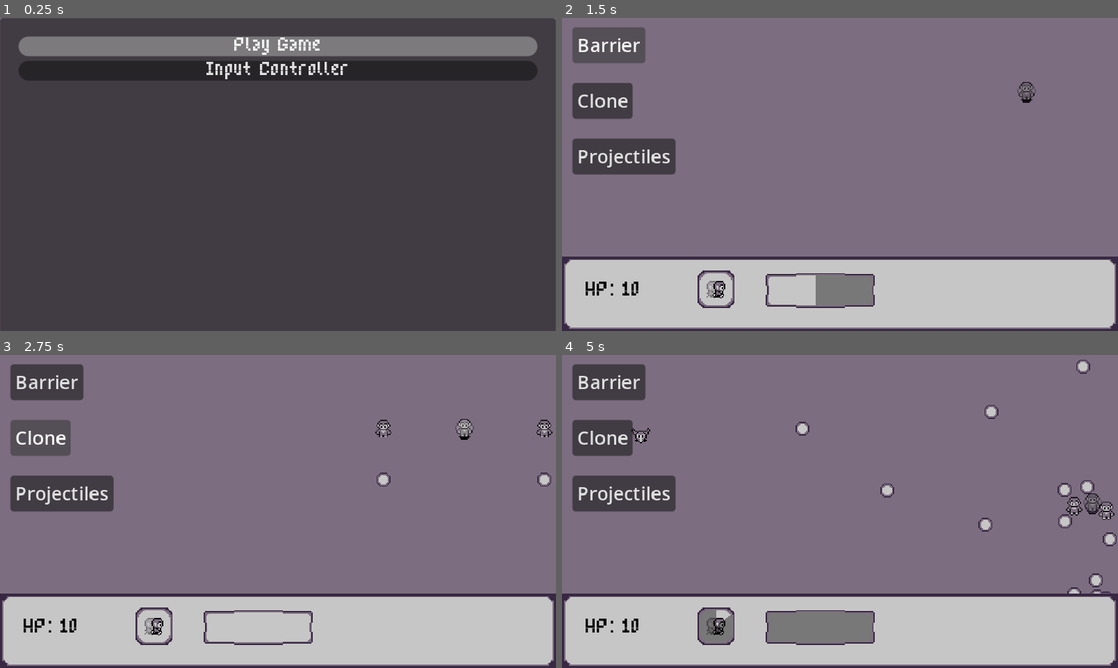
Above: before the commit, frames 1-4 (two rows, left to right).
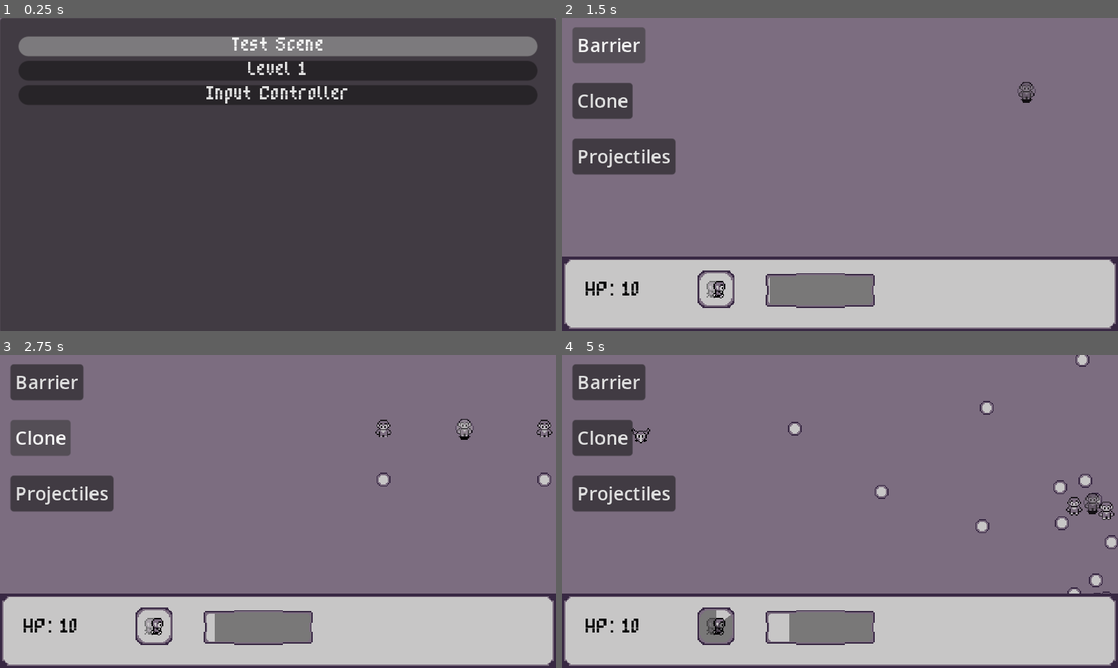
Above: after the commit, the same moments.

Repository: SantiagoBoscan07/Project-Cypher
Game: Godot game, scene res://Scenes/Menu/menu.tscn
The game is run twice, just before and just after one commit, with the same random seed, the same clock (stepped at 60 frames per second) and the same inputs.
Inputs (mouse positions are in pixels of both pictures, inside the frame that each line leads up to):
- Up to frame 1 (0.25 s): no input
- Up to frame 2 (1.5 s): click "Play Game" (after the commit: "Test Scene") at 0.5 s; click "Barrier" at 1.25 s
- Up to frame 3 (2.75 s): click "Clone" at 2 s
- Up to frame 4 (5 s): click "Projectiles" at 2.75 s; tap Enter at 3.5 s; move the mouse to (962, 495) at 3.52 s; hold Right (moveRight) 3.53-4.28 s; hold Shift (dash) 3.53-4.28 s; click (962, 495) at 3.67 s; tap E (decipher) at 3.8, 4.35 s; move the mouse to (728, 527) at 4.27 s; hold Down (moveDown) from 4.28 s (still down); tap Space (shoot) at 4.55 s

The runs differ from the first frame. In frame 1, 6.3% of the frame differs, in the area x 3-97%, y 6-28%; in frame 2, 0.8%; in frame 3, 1.6%; in frame 4, 1.2%.

Commit message:
bug fixes

Diff:
--- a/project-cypher/Scenes/Enemy/EnemyProjectile.tscn
+++ b/project-cypher/Scenes/Enemy/EnemyProjectile.tscn
@@ -8,10 +8,10 @@
 radius = 6.0
 height = 14.0
 
-[node name="PlayerProjectile" type="Node2D"]
+[node name="PlayerProjectile" type="Node2D" groups=["Enemy"]]
 z_index = -1
 script = ExtResource("1_a66dg")
-speed = 100.0
+speed = 70.0
 
 [node name="Body" type="Node2D" parent="."]
 
--- a/project-cypher/Scenes/Enemy/EnemyProjectileBomb.tscn
+++ b/project-cypher/Scenes/Enemy/EnemyProjectileBomb.tscn
@@ -8,10 +8,10 @@
 radius = 6.0
 height = 14.0
 
-[node name="BombProjectile" type="Node2D" node_paths=PackedStringArray("shootingPosition")]
+[node name="BombProjectile" type="Node2D" node_paths=PackedStringArray("shootingPosition") groups=["Enemy"]]
 script = ExtResource("1_cpdyk")
 shootingPosition = NodePath("Body/Marker2D")
-speed = 70.0
+speed = 50.0
 
 [node name="Body" type="Node2D" parent="."]
 
--- a/project-cypher/Scenes/Enemy/MovingEnemy.tscn
+++ b/project-cypher/Scenes/Enemy/MovingEnemy.tscn
@@ -97,7 +97,7 @@
 [sub_resource type="CircleShape2D" id="CircleShape2D_4omk4"]
 radius = 3.0
 
-[node name="MovingEnemy" type="CharacterBody2D" node_paths=PackedStringArray("health", "hurtbox", "flash")]
+[node name="MovingEnemy" type="CharacterBody2D" node_paths=PackedStringArray("health", "hurtbox", "flash") groups=["Enemy"]]
 script = ExtResource("1_3dtxn")
 health = NodePath("Components/Misc/Health")
 hurtbox = NodePath("Body/Areas/Hurtbox")
--- a/project-cypher/Scenes/Enemy/ShootingEnemy.tscn
+++ b/project-cypher/Scenes/Enemy/ShootingEnemy.tscn
@@ -50,6 +50,21 @@
 "flying": SubResource("Animation_jf1p2")
 }
 
+[sub_resource type="Animation" id="Animation_yuhnm"]
+length = 0.001
+tracks/0/type = "value"
+tracks/0/imported = false
+tracks/0/enabled = true
+tracks/0/path = NodePath("../..:modulate")
+tracks/0/interp = 1
+tracks/0/loop_wrap = true
+tracks/0/keys = {
+"times": PackedFloat32Array(0),
+"transitions": PackedFloat32Array(1),
+"update": 0,
+"values": [Color(1, 1, 1, 1)]
+}
+
 [sub_resource type="Animation" id="Animation_k5ega"]
 resource_name = "flash"
 length = 0.2
@@ -66,21 +81,6 @@
 "values": [Color(0.486275, 0.427451, 0.501961, 0.784314), Color(1, 1, 1, 1)]
 }
 
-[sub_resource type="Animation" id="Animation_yuhnm"]
-length = 0.001
-tracks/0/type = "value"
-tracks/0/imported = false
-tracks/0/enabled = true
-tracks/0/path = NodePath("../..:modulate")
-tracks/0/interp = 1
-tracks/0/loop_wrap = true
-tracks/0/keys = {
-"times": PackedFloat32Array(0),
-"transitions": PackedFloat32Array(1),
-"update": 0,
-"values": [Color(1, 1, 1, 1)]
-}
-
 [sub_resource type="AnimationLibrary" id="AnimationLibrary_vkjqo"]
 _data = {
 "RESET": SubResource("Animation_yuhnm"),
@@ -93,7 +93,7 @@
 [sub_resource type="CircleShape2D" id="CircleShape2D_4omk4"]
 radius = 3.0
 
-[node name="ShootingEnemy" type="CharacterBody2D" node_paths=PackedStringArray("health", "hurtbox", "flash")]
+[node name="ShootingEnemy" type="CharacterBody2D" node_paths=PackedStringArray("health", "hurtbox", "flash") groups=["Enemy"]]
 script = ExtResource("1_2840j")
 health = NodePath("Components/Misc/Health")
 hurtbox = NodePath("Body/Areas/Hurtbox")
@@ -155,19 +155,6 @@
 script = ExtResource("5_p8a5o")
 health = NodePath("../Health")
 hurtbox = NodePath("../../../Body/Areas/Hurtbox")
-
-[node name="ShootingStateTimer" type="Timer" parent="Components/Misc"]
-wait_time = 0.5
-autostart = true
-
-[node name="StateSwitch" type="Timer" parent="Components/Misc"]
-wait_time = 2.0
-one_shot = true
-autostart = true
-
-[node name="StateBombTimer" type="Timer" parent="Components/Misc"]
-wait_time = 3.0
-one_shot = true
 
 [node name="Flash" type="Node" parent="Components/Misc" node_paths=PackedStringArray("flash")]
 script = ExtResource("7_wqafv")
@@ -188,15 +175,15 @@
 shootingPosition = NodePath("../../../Body/Areas/ShootingOrigin")
 speed = 30.0
 ray_cast = NodePath("../../../Raycast")
-ShootingTimer = NodePath("../../Misc/ShootingStateTimer")
+ShootingTimer = NodePath("../../../Timer/ShootingStateTimer")
 
 [node name="BombState" type="Node" parent="Components/FiniteStateMachine" node_paths=PackedStringArray("shootingPosition", "rayCast", "bombTime", "stateSwitchTimer")]
 script = ExtResource("8_3pws8")
 shootingPosition = NodePath("../../../Body/Areas/ShootingOrigin")
 speed = 20.0
 rayCast = NodePath("../../../Raycast")
-bombTime = NodePath("../../Misc/StateBombTimer")
-stateSwitchTimer = NodePath("../../Misc/StateSwitch")
+bombTime = NodePath("../../../Timer/StateBombTimer")
+stateSwitchTimer = NodePath("../../../Timer/StateSwitch")
 
 [node name="Collision" type="CollisionShape2D" parent="."]
 visible = false
@@ -208,6 +195,20 @@
 [node name="Timer" type="Node" parent="."]
 
 [node name="EntryTimer" type="Timer" parent="Timer"]
+one_shot = true
+
+[node name="ShootingStateTimer" type="Timer" parent="Timer"]
+wait_time = 1.25
+one_shot = true
+
+[node name="StateSwitch" type="Timer" parent="Timer"]
+wait_time = 5.0
+one_shot = true
+autostart = true
+
+[node name="StateBombTimer" type="Timer" parent="Timer"]
+wait_time = 3.0
+one_shot = true
 
 [node name="Raycast" type="RayCast2D" parent="."]
 position = Vector2(8, 8)
@@ -217,8 +218,8 @@
 position = Vector2(8, 7)
 scale = Vector2(0.8, 0.7)
 
-[connection signal="timeout" from="Components/Misc/ShootingStateTimer" to="Components/FiniteStateMachine/ShootingState" method="_on_shooting_state_timer_timeout"]
-[connection signal="timeout" from="Components/Misc/StateSwitch" to="Components/FiniteStateMachine/ShootingState" method="_on_state_switch_timeout"]
-[connection signal="timeout" from="Components/Misc/StateBombTimer" to="Components/FiniteStateMachine/BombState" method="_on_state_bomb_timer_timeout"]
 [connection signal="timeout" from="Timer/EntryTimer" to="Components/FiniteStateMachine/EntryState" method="_on_entry_timer_timeout"]
+[connection signal="timeout" from="Timer/ShootingStateTimer" to="Components/FiniteStateMachine/ShootingState" method="_on_shooting_state_timer_timeout"]
+[connection signal="timeout" from="Timer/StateSwitch" to="Components/FiniteStateMachine/ShootingState" method="_on_state_switch_timeout"]
+[connection signal="timeout" from="Timer/StateBombTimer" to="Components/FiniteStateMachine/BombState" method="_on_state_bomb_timer_timeout"]
 [connection signal="screen_exited" from="Enabler" to="." method="_on_enabler_screen_exited"]
--- a/project-cypher/Scenes/Enemy/TankEnemy.tscn
+++ b/project-cypher/Scenes/Enemy/TankEnemy.tscn
@@ -96,7 +96,7 @@
 [sub_resource type="CircleShape2D" id="CircleShape2D_4omk4"]
 radius = 3.0
 
-[node name="TankEnemy" type="CharacterBody2D" node_paths=PackedStringArray("health", "hurtbox", "flash")]
+[node name="TankEnemy" type="CharacterBody2D" node_paths=PackedStringArray("health", "hurtbox", "flash") groups=["Enemy"]]
 script = ExtResource("1_06ofs")
 health = NodePath("Components/Misc/Health")
 hurtbox = NodePath("Body/Areas/Hurtbox")
@@ -203,7 +203,7 @@
 one_shot = true
 
 [node name="BulletStormCooldown" type="Timer" parent="Components/Timers"]
-wait_time = 0.35
+wait_time = 0.75
 
 [node name="BulletStormDuration" type="Timer" parent="Components/Timers"]
 wait_time = 5.0
--- /dev/null
+++ b/project-cypher/Scenes/Levels/level1.tscn
@@ -0,0 +1,117 @@
+[gd_scene load_steps=14 format=3 uid="uid://wljna60c1yj0"]
+
+[ext_resource type="PackedScene" uid="uid://cls6xfv5lmsj6" path="res://Scenes/Player/player.tscn" id="1_sa34c"]
+[ext_resource type="Script" path="res://Scripts/Misc/ImplementationCode.gd" id="3_nmxmm"]
+[ext_resource type="Texture2D" uid="uid://b41ppccw6ere3" path="res://Sprites/UI/In-Game UI.png" id="4_d1lpk"]
+[ext_resource type="FontFile" uid="uid://b5w4bpcpnvqoj" path="res://Misc/LowGothic_8x10_Regular.ttf" id="5_io4vl"]
+[ext_resource type="Script" path="res://Scripts/Menu/HealthLabel.gd" id="6_erp85"]
+[ext_resource type="PackedScene" uid="uid://cv48c5g84owhq" path="res://Scenes/Menu/dashPanel.tscn" id="7_ppt10"]
+[ext_resource type="PackedScene" uid="uid://dhkmpvny5c00a" path="res://Scenes/Menu/bar.tscn" id="8_2lu3h"]
+[ext_resource type="Script" path="res://Scripts/Misc/StateSwitch.gd" id="9_aq3ig"]
+[ext_resource type="PackedScene" uid="uid://cxl1afkcld8ef" path="res://Scenes/Test/CypherCodeGenerator.tscn" id="10_hgem5"]
+[ext_resource type="PackedScene" uid="uid://dmetig6ydnusx" path="res://Scenes/Enemy/spawner.tscn" id="11_cpe0t"]
+[ext_resource type="PackedScene" uid="uid://hv8sfmxy5753" path="res://Scenes/Enemy/MovingEnemy.tscn" id="12_uu113"]
+[ext_resource type="PackedScene" uid="uid://ljywyxyw3kgy" path="res://Scenes/Enemy/ShootingEnemy.tscn" id="13_b1fi8"]
+[ext_resource type="PackedScene" uid="uid://oyc4n17nij6i" path="res://Scenes/Enemy/TankEnemy.tscn" id="14_atlcv"]
+
+[node name="Test" type="Node2D"]
+
+[node name="Player" parent="." instance=ExtResource("1_sa34c")]
+position = Vector2(240, 135)
+playerSpeed = 100
+
+[node name="UI" type="Control" parent="."]
+layout_mode = 3
+anchors_preset = 0
+offset_right = 40.0
+offset_bottom = 40.0
+
+[node name="Canvas" type="Control" parent="UI"]
+anchors_preset = 0
+offset_right = 40.0
+offset_bottom = 40.0
+
+[node name="Slots" type="Node" parent="UI/Canvas"]
+script = ExtResource("3_nmxmm")
+
+[node name="Canvas" type="Sprite2D" parent="UI/Canvas"]
+position = Vector2(240, 238)
+texture = ExtResource("4_d1lpk")
+
+[node name="HealthLabel" type="Label" parent="UI/Canvas"]
+layout_mode = 0
+offset_left = 20.1669
+offset_top = 227.373
+offset_right = 68.1669
+offset_bottom = 250.373
+theme_override_colors/font_color = Color(0, 0, 0, 1)
+theme_override_fonts/font = ExtResource("5_io4vl")
+theme_override_font_sizes/font_size = 16
+text = "HP : 10"
+script = ExtResource("6_erp85")
+
+[node name="DashPanel" parent="UI/Canvas" instance=ExtResource("7_ppt10")]
+offset_left = 117.477
+offset_top = 218.246
+offset_right = 117.477
+offset_bottom = 218.246
+
+[node name="Bar" parent="UI/Canvas" instance=ExtResource("8_2lu3h")]
+layout_mode = 1
+offset_left = 174.54
+offset_top = 218.503
+offset_right = 174.54
+offset_bottom = 218.503
+waitTime = 1.0
+
+[node name="StateSwitch" type="Node" parent="UI/Canvas"]
+script = ExtResource("9_aq3ig")
+
+[node name="CypherCodeGenerator" parent="UI/Canvas" instance=ExtResource("10_hgem5")]
+
+[node name="Marker2D" type="Marker2D" parent="UI/Canvas"]
+position = Vector2(496, 176.891)
+
+[node name="Spawner" parent="." node_paths=PackedStringArray("nextWave") instance=ExtResource("11_cpe0t")]
+spawnTime = 0.75
+spawnerDuration = 7.0
+objectToSpawn = ExtResource("12_uu113")
+spawnleft = true
+nextWave = NodePath("../Spawner2")
+
+[node name="Spawner2" parent="." node_paths=PackedStringArray("nextWave") instance=ExtResource("11_cpe0t")]
+process_mode = 4
+spawnTime = 0.75
+spawnerDuration = 7.0
+objectToSpawn = ExtResource("13_b1fi8")
+spawnRight = true
+nextWave = NodePath("../Spawner3")
+
+[node name="Spawner3" parent="." node_paths=PackedStringArray("nextWave") instance=ExtResource("11_cpe0t")]
+process_mode = 4
+spawnTime = 2.5
+spawnerDuration = 6.0
+objectToSpawn = ExtResource("14_atlcv")
+spawnUp = true
+nextWave = NodePath("../Spawner4")
+
+[node name="Spawner4" parent="." instance=ExtResource("11_cpe0t")]
+process_mode = 4
+spawnerDuration = 30.0
+
+[node name="Spawner4_1" parent="Spawner4" instance=ExtResource("11_cpe0t")]
+spawnerDuration = 30.0
+objectToSpawn = ExtResource("12_uu113")
+spawnUp = true
+
+[node name="Spawner4_2" parent="Spawner4" instance=ExtResource("11_cpe0t")]
+spawnTime = 7.0
+spawnerDuration = 21.0
+objectToSpawn = ExtResource("13_b1fi8")
+spawnleft = true
+
+[node name="Spawner4_3" parent="Spawner4" instance=ExtResource("11_cpe0t")]
+spawnTime = 9.0
+spawnerDuration = 27.0
+objectToSpawn = ExtResource("13_b1fi8")
+spawnRight = true
--- a/project-cypher/Scenes/Menu/bar.tscn
+++ b/project-cypher/Scenes/Menu/bar.tscn
@@ -31,7 +31,7 @@
 centered = false
 
 [node name="DecipherBarTimer" type="Timer" parent="."]
-wait_time = 2.0
+wait_time = 20.0
 one_shot = true
 
 [connection signal="timeout" from="DecipherBarTimer" to="." method="_on_decipher_bar_timer_timeout"]
--- a/project-cypher/Scenes/Menu/menu.tscn
+++ b/project-cypher/Scenes/Menu/menu.tscn
@@ -68,7 +68,17 @@
 theme_override_styles/hover = SubResource("StyleBoxFlat_kxg43")
 theme_override_styles/pressed = SubResource("StyleBoxFlat_kxg43")
 theme_override_styles/normal = SubResource("StyleBoxFlat_qiwc5")
-text = "Play Game"
+text = "Test Scene"
+
+[node name="Play Game2" type="Button" parent="GameOptions/PanelContainer/MarginContainer/Options"]
+layout_mode = 2
+theme_override_fonts/font = ExtResource("2_e3qbb")
+theme_override_font_sizes/font_size = 16
+theme_override_styles/focus = SubResource("StyleBoxFlat_kxg43")
+theme_override_styles/hover = SubResource("StyleBoxFlat_kxg43")
+theme_override_styles/pressed = SubResource("StyleBoxFlat_kxg43")
+theme_override_styles/normal = SubResource("StyleBoxFlat_qiwc5")
+text = "Level 1"
 
 [node name="Options" type="Button" parent="GameOptions/PanelContainer/MarginContainer/Options"]
 layout_mode = 2
@@ -150,6 +160,7 @@
 text = "Back to Menu"
 
 [connection signal="pressed" from="GameOptions/PanelContainer/MarginContainer/Options/Play Game" to="GameOptions" method="_on_play_game_pressed"]
+[connection signal="pressed" from="GameOptions/PanelContainer/MarginContainer/Options/Play Game2" to="GameOptions" method="_on_play_game_2_pressed"]
 [connection signal="pressed" from="GameOptions/PanelContainer/MarginContainer/Options/Options" to="GameOptions" method="_on_options_pressed"]
 [connection signal="pressed" from="InputSettings/PanelContainer/MarginContainer/ControllerSettings/DefaultButton" to="InputSettings" method="_on_default_button_pressed"]
 [connection signal="pressed" from="InputSettings/PanelContainer/MarginContainer/ControllerSettings/BackMenu" to="GameOptions" method="_on_back_menu_pressed"]
--- a/project-cypher/Scenes/Player/player.tscn
+++ b/project-cypher/Scenes/Player/player.tscn
@@ -234,6 +234,7 @@
 texture = ExtResource("1_gaql2")
 hframes = 4
 vframes = 8
+frame = 8
 
 [node name="Shadow" type="Sprite2D" parent="Body/Sprites"]
 z_index = -2
--- a/project-cypher/Scripts/Enemies/ShootingEnemyScript.gd
+++ b/project-cypher/Scripts/Enemies/ShootingEnemyScript.gd
@@ -17,6 +17,7 @@
 
 
 func _on_shooting_state_timer_timeout():
+	ShootingTimer.start()
 	shoot()
 
 # Loads the projectile scene and creates an instantiate in the scene
--- a/project-cypher/Scripts/Enemies/Spawner.gd
+++ b/project-cypher/Scripts/Enemies/Spawner.gd
@@ -1,7 +1,7 @@
 extends Node2D
 
 @export_category("Timer")
-@export var spawnTime:float
+@export var spawnTime:float = 1.0
 @export var spawnerDuration: float
 @export_category("Object")
 @export var objectToSpawn: PackedScene
--- a/project-cypher/Scripts/Enemy/bomb_state.gd
+++ b/project-cypher/Scripts/Enemy/bomb_state.gd
@@ -7,6 +7,7 @@
 @export var bombTime: Timer
 @export var stateSwitchTimer: Timer
 var projectile
+
 func enter():
 	shoot()
 	bombTime.start()
--- a/project-cypher/Scripts/Menu/Menu.gd
+++ b/project-cypher/Scripts/Menu/Menu.gd
@@ -21,3 +21,7 @@
 
 func _on_back_menu_pressed() -> void:
 	playButton.grab_focus()
+
+
+func _on_play_game_2_pressed() -> void:
+	get_tree().change_scene_to_file("res://Scenes/Levels/level1.tscn")
--- a/project-cypher/Scripts/Misc/bar.gd
+++ b/project-cypher/Scripts/Misc/bar.gd
@@ -3,6 +3,7 @@
 @export var barTimer : Timer
 @export var waitTime : float = 10.0
 @export var progressBar: TextureProgressBar
+var enemies
 var inputPressed : bool = false
 var RandomPowerUp = RandomNumberGenerator.new()
 var powerInt: int
@@ -23,6 +24,9 @@
 	if Input.is_action_pressed("decipher") and inputPressed:
 		#print("Cypher Activated!")
 		# for showcase demo, select random number 1-3 and activate corresponding powerup
+		enemies = get_tree().get_nodes_in_group("Enemy")
+		for enemy in enemies:
+			enemy.call_deferred("queue_free")
 		powerInt = RandomPowerUp.randi_range(1, 3)
 		match powerInt:
 			1: barrier()
--- a/project-cypher/Scripts/Player/player.gd
+++ b/project-cypher/Scripts/Player/player.gd
@@ -12,7 +12,9 @@
 	if health:
 		health.connect("no_health", die)
 
-
+func _unhandled_input(event: InputEvent):
+	if Input.is_action_just_pressed("pause"):
+		get_tree().change_scene_to_file("res://Scenes/Menu/menu.tscn")
 
 func die():
 	if lastChance:
--- a/project-cypher/project.godot
+++ b/project-cypher/project.godot
@@ -33,6 +33,7 @@
 
 Player=""
 Detectable=""
+Enemy=""
 
 [input]
 
